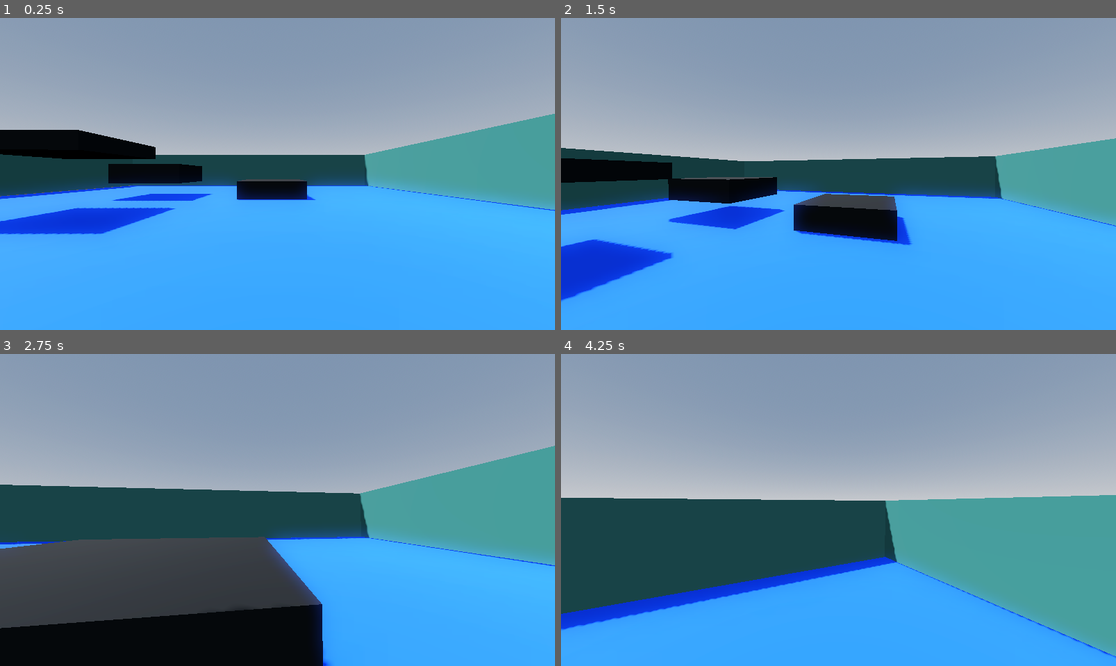
Above: before the commit, frames 1-4 (two rows, left to right).
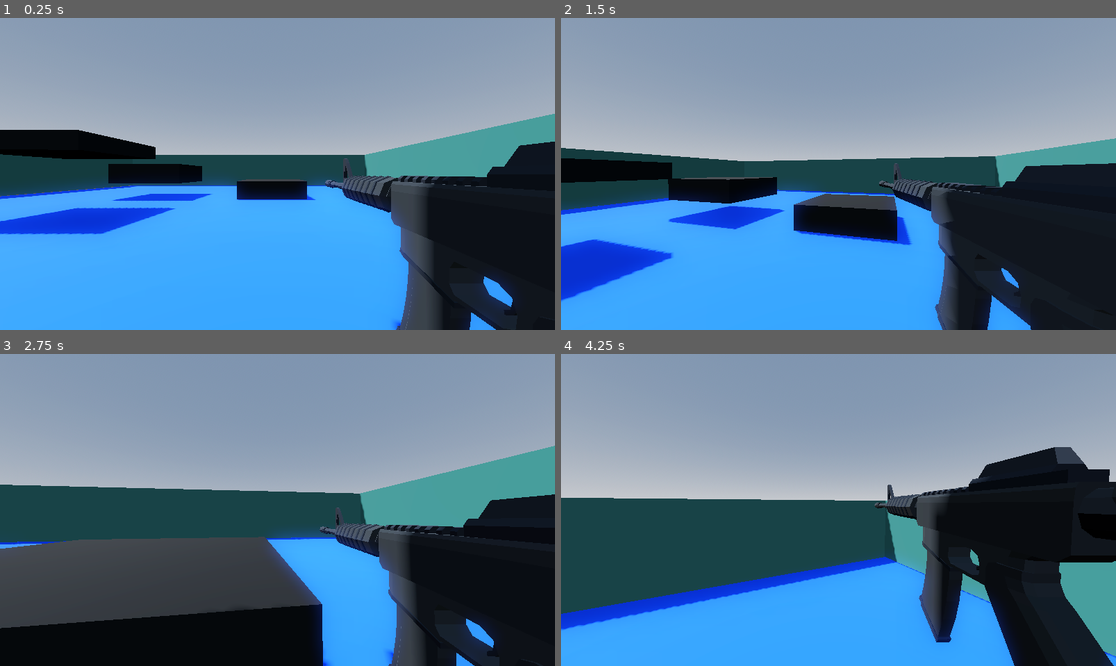
Above: after the commit, the same moments.

Repository: AmazenYT/shootergameassignment
Game: Godot game, scene res://world.tscn
The game is run twice, just before and just after one commit, with the same random seed, the same clock (stepped at 60 frames per second) and the same inputs. Before the commit the project has no main scene; this scene is started directly in both runs.
Inputs (mouse positions are in pixels of both pictures, inside the frame that each line leads up to):
- Up to frame 1 (0.25 s): no input
- Up to frame 2 (1.5 s): move the mouse to (866, 174) at 0.52 s; press the mouse at (866, 174) at 0.53 s; hold W (up) from 0.53 s (still down); tap Space (jump) at 0.77 s; move the mouse to (810, 174) at 1.27 s; release the mouse at (810, 174) at 1.28 s; tap Shift (sprint) at 1.35 s
- Up to frame 3 (2.75 s): keep holding W (up); tap Space (jump) at 1.52 s; click (249, 510) at 1.55 s; move the mouse to (288, 503) at 2.02 s; press the mouse at (288, 503) at 2.03 s
- Up to frame 4 (4.25 s): keep holding W (up); move the mouse to (832, 516) at 2.77 s; release the mouse at (832, 516) at 2.78 s; click (832, 516) at 2.85 s; tap Space (jump) at 3.02, 3.77 s; move the mouse to (877, 513) at 3.52 s; hold Shift (sprint) from 3.53 s (still down); click (877, 513) at 3.8 s

The runs differ from the first frame. In frame 1, 15% of the frame differs, in the area x 58-100%, y 39-100%; in frame 2, 16%; in frame 3, 15%; in frame 4, 18%, in the area x 56-100%, y 29-100%.

Commit message:
Gun set up

Diff:
--- a/shooter-game/player.gd
+++ b/shooter-game/player.gd
@@ -16,6 +16,7 @@
 
 @onready var head = $Head
 @onready var camera = $Head/Camera3D
+@onready var gun_anim = $Head/Rifle/AnimationPlayer
 
 func _ready():
 	Input.set_mouse_mode(Input.MOUSE_MODE_CAPTURED)
@@ -60,6 +61,11 @@
 	var velocity_clamped = clamp(velocity.length(), 0.5, SPRINT_SPEED * 2)
 	var target_fov = BASE_FOV + FOV_CHANGE * velocity_clamped
 	camera.fov = lerp(camera.fov, target_fov, delta * 8.0)
+
+	if Input.is_action_pressed("shoot"):
+		if !gun_anim.is_playing():
+			gun_anim.play("Shoot")
+
 	move_and_slide()
 
 func _headbob(time) -> Vector3:
--- /dev/null
+++ b/shooter-game/player.tscn
@@ -0,0 +1,27 @@
+[gd_scene load_steps=5 format=3 uid="uid://bh6dgam0wqarv"]
+
+[ext_resource type="Script" uid="uid://bj1e8r51twdy6" path="res://player.gd" id="1_onrkg"]
+[ext_resource type="PackedScene" uid="uid://rylaw0nvvl4b" path="res://rifle.tscn" id="2_i3pqv"]
+
+[sub_resource type="CapsuleShape3D" id="CapsuleShape3D_f3sb7"]
+
+[sub_resource type="CapsuleMesh" id="CapsuleMesh_036b0"]
+
+[node name="Player" type="CharacterBody3D"]
+script = ExtResource("1_onrkg")
+
+[node name="CollisionShape3D" type="CollisionShape3D" parent="."]
+shape = SubResource("CapsuleShape3D_f3sb7")
+
+[node name="MeshInstance3D" type="MeshInstance3D" parent="CollisionShape3D"]
+mesh = SubResource("CapsuleMesh_036b0")
+skeleton = NodePath("../..")
+
+[node name="Head" type="Node3D" parent="."]
+transform = Transform3D(1, 0, 0, 0, 1, 0, 0, 0, 1, -0.348676, 0.284632, 0)
+
+[node name="Rifle" parent="Head" instance=ExtResource("2_i3pqv")]
+transform = Transform3D(0.5, 0, 0, 0, 0.5, 0, 0, 0, 0.5, 0.329479, -0.415026, 0.532916)
+
+[node name="Camera3D" type="Camera3D" parent="Head"]
+transform = Transform3D(-0.0067718, 0, -0.999977, 0, 1, 0, 0.999977, 0, -0.0067718, 0.00139904, 0.540166, -0.00555694)
--- a/shooter-game/project.godot
+++ b/shooter-game/project.godot
@@ -11,6 +11,7 @@
 [application]
 
 config/name="Shooter Game"
+run/main_scene="uid://s8to8ulyik6f"
 config/features=PackedStringArray("4.4", "Forward Plus")
 config/icon="res://icon.svg"
 
@@ -51,3 +52,8 @@
 "events": [Object(InputEventKey,"resource_local_to_scene":false,"resource_name":"","device":-1,"window_id":0,"alt_press …(195 unchanged characters)…
 ]
 }
+shoot={
+"deadzone": 0.5,
+"events": [Object(InputEventMouseButton,"resource_local_to_scene":false,"resource_name":"","device":-1,"window_id":0,"alt_pressed":false,"shift_pressed":false,"ctrl_pressed":false,"meta_pressed":false,"button_mask":0,"position":Vector2(0, 0),"global_position":Vector2(0, 0),"factor":1.0,"button_index":1,"canceled":false,"pressed":false,"double_click":false,"script":null)
+]
+}
--- /dev/null
+++ b/shooter-game/rifle.tscn
@@ -0,0 +1,52 @@
+[gd_scene load_steps=5 format=3 uid="uid://rylaw0nvvl4b"]
+
+[ext_resource type="PackedScene" uid="uid://bw42ppymljjpj" path="res://Assault Rifle/AssaultRifle2_1.fbx" id="1_j33d7"]
+
+[sub_resource type="Animation" id="Animation_j33d7"]
+resource_name = "Shoot"
+length = 0.1
+step = 0.01
+tracks/0/type = "value"
+tracks/0/imported = false
+tracks/0/enabled = true
+tracks/0/path = NodePath("AssaultRifle2_1:position")
+tracks/0/interp = 1
+tracks/0/loop_wrap = true
+tracks/0/keys = {
+"times": PackedFloat32Array(0, 0.01, 0.1),
+"transitions": PackedFloat32Array(1, 1, 1),
+"update": 0,
+"values": [Vector3(0, 0, 0), Vector3(0, 0, 0.05), Vector3(0, 0, 0)]
+}
+
+[sub_resource type="Animation" id="Animation_jao7y"]
+length = 0.001
+tracks/0/type = "value"
+tracks/0/imported = false
+tracks/0/enabled = true
+tracks/0/path = NodePath("AssaultRifle2_1:position")
+tracks/0/interp = 1
+tracks/0/loop_wrap = true
+tracks/0/keys = {
+"times": PackedFloat32Array(0),
+"transitions": PackedFloat32Array(1),
+"update": 0,
+"values": [Vector3(0, 0, 0)]
+}
+
+[sub_resource type="AnimationLibrary" id="AnimationLibrary_0lxr5"]
+_data = {
+&"RESET": SubResource("Animation_jao7y"),
+&"Shoot": SubResource("Animation_j33d7")
+}
+
+[node name="Rifle" instance=ExtResource("1_j33d7")]
+
+[node name="AnimationPlayer" type="AnimationPlayer" parent="." index="1"]
+libraries = {
+&"": SubResource("AnimationLibrary_0lxr5")
+}
+
+[node name="RayCast3D" type="RayCast3D" parent="." index="2"]
+transform = Transform3D(-4.37114e-08, 0, -1, 0, 1, 0, 1, 0, -4.37114e-08, 3.66753, 0.633734, 0.0100231)
+target_position = Vector3(0, 0, -1)
--- a/shooter-game/world.tscn
+++ b/shooter-game/world.tscn
@@ -1,6 +1,6 @@
-[gd_scene load_steps=10 format=3 uid="uid://s8to8ulyik6f"]
+[gd_scene load_steps=8 format=3 uid="uid://s8to8ulyik6f"]
 
-[ext_resource type="Script" uid="uid://bj1e8r51twdy6" path="res://player.gd" id="1_f3sb7"]
+[ext_resource type="PackedScene" uid="uid://bh6dgam0wqarv" path="res://player.tscn" id="1_f3sb7"]
 
 [sub_resource type="ProceduralSkyMaterial" id="ProceduralSkyMaterial_fj7yv"]
 sky_horizon_color = Color(0.662243, 0.671743, 0.686743, 1)
@@ -17,10 +17,6 @@
 
 [sub_resource type="StandardMaterial3D" id="StandardMaterial3D_f3sb7"]
 albedo_color = Color(0, 0.266666, 1, 0.988235)
-
-[sub_resource type="CapsuleShape3D" id="CapsuleShape3D_f3sb7"]
-
-[sub_resource type="CapsuleMesh" id="CapsuleMesh_036b0"]
 
 [sub_resource type="StandardMaterial3D" id="StandardMaterial3D_fj7yv"]
 albedo_color = Color(0.188107, 0.415012, 0.395596, 1)
@@ -43,22 +39,8 @@
 size = Vector3(29.0709, 0.0517578, 26.0045)
 material = SubResource("StandardMaterial3D_f3sb7")
 
-[node name="Player" type="CharacterBody3D" parent="."]
+[node name="Player" parent="." instance=ExtResource("1_f3sb7")]
 transform = Transform3D(1, 0, 0, 0, 1, 0, 0, 0, 1, 5.08694, 0.50779, 0)
-script = ExtResource("1_f3sb7")
-
-[node name="CollisionShape3D" type="CollisionShape3D" parent="Player"]
-shape = SubResource("CapsuleShape3D_f3sb7")
-
-[node name="MeshInstance3D" type="MeshInstance3D" parent="Player/CollisionShape3D"]
-mesh = SubResource("CapsuleMesh_036b0")
-skeleton = NodePath("../..")
-
-[node name="Head" type="Node3D" parent="Player"]
-transform = Transform3D(1, 0, 0, 0, 1, 0, 0, 0, 1, -0.348676, 0.284632, 0)
-
-[node name="Camera3D" type="Camera3D" parent="Player/Head"]
-transform = Transform3D(-0.0067718, 0, -0.999977, 0, 1, 0, 0.999977, 0, -0.0067718, 0.00139904, 0.540166, -0.00555694)
 
 [node name="CSGBox3D2" type="CSGBox3D" parent="."]
 transform = Transform3D(1, 0, 0, 0, 1, 0, 0, 0, 1, -1.9273, 1.25117, -2.86412)
Binary file added: shooter-game/Assault Rifle/AssaultRifle2_1.fbx
Not shown, added: shooter-game/Assault Rifle/AssaultRifle2_1.fbx.import
Not shown, changed: shooter-game/icon.svg.import
